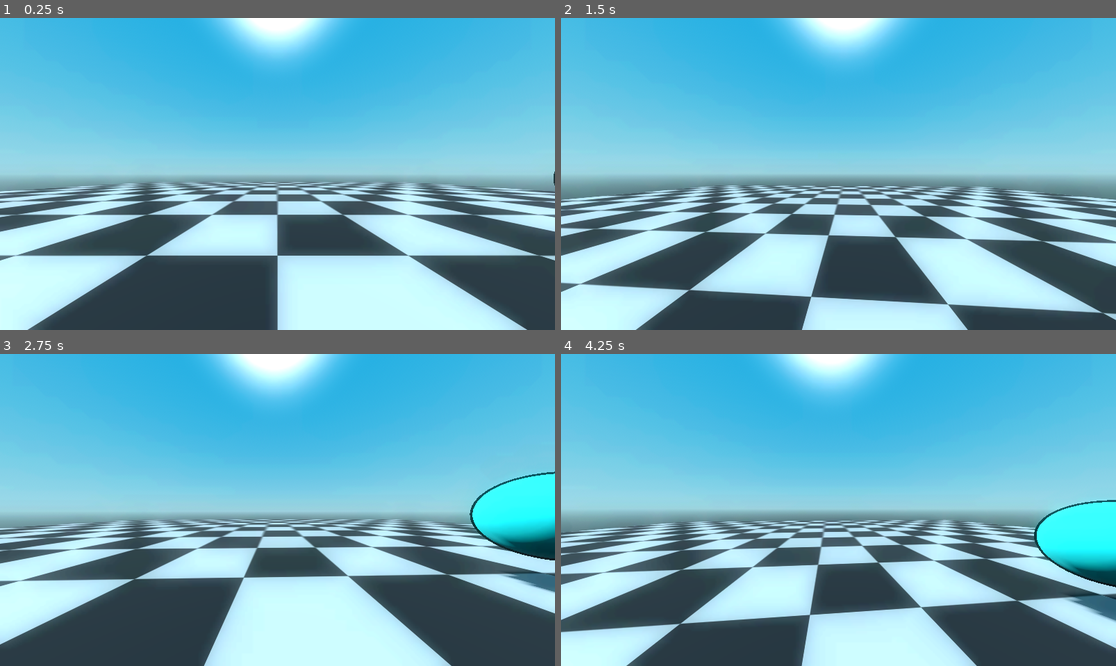
Above: before the commit, frames 1-4 (two rows, left to right).
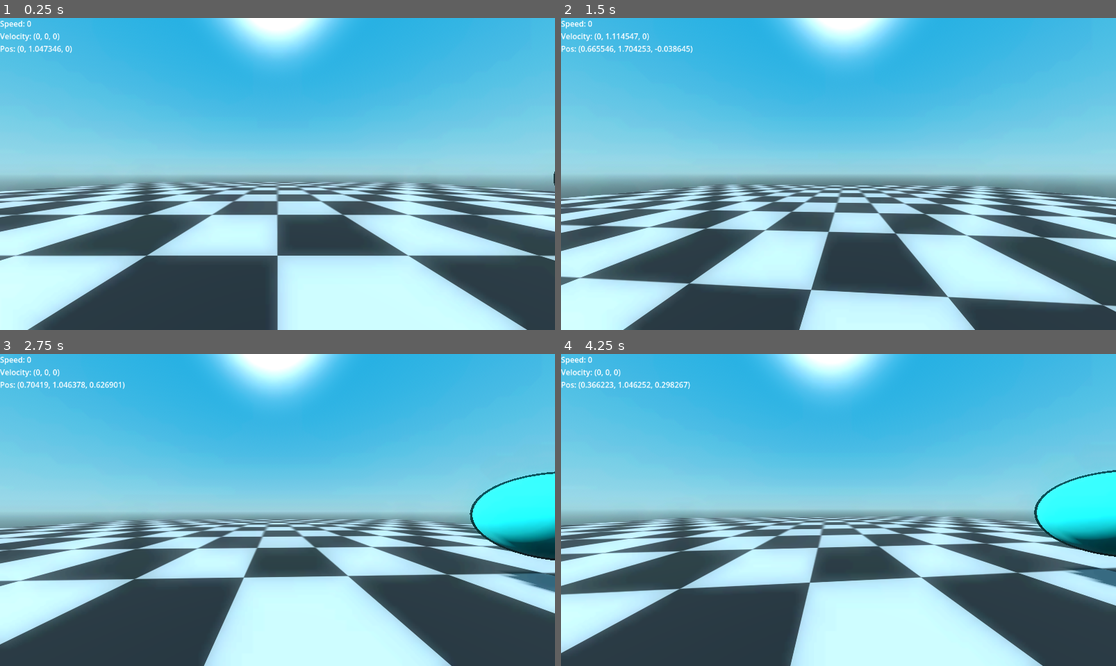
Above: after the commit, the same moments.

Repository: EclipsedMango/game
Game: Godot game, scene res://Main.tscn
Two runs of this game, one before a commit and one after it. Both use one fixed random seed, a clock stepped at 60 frames per second and the inputs below.
Inputs (mouse positions are in pixels of both pictures, inside the frame that each line leads up to):
- Up to frame 1 (0.25 s): no input
- Up to frame 2 (1.5 s): tap Enter at 0.5 s; move the mouse to (866, 174) at 0.52 s; tap A (a) at 0.6 s; tap D (d) at 0.8, 1.35 s; tap Space (space) at 1.25 s; move the mouse to (810, 174) at 1.27 s; hold Shift (left_shift) from 1.28 s (still down)
- Up to frame 3 (2.75 s): tap S (s) at 1.55, 2.1 s; move the mouse to (288, 503) at 2.02 s; release Shift (left_shift) at 2.03 s; tap W (w) at 2.3 s
- Up to frame 4 (4.25 s): tap Enter at 2.75 s; move the mouse to (832, 516) at 2.77 s; tap W (w) at 2.85 s; tap A (a) at 3.05, 3.6 s; tap Space (space) at 3.5 s; move the mouse to (877, 513) at 3.52 s; hold Shift (left_shift) from 3.53 s (still down); tap D (d) at 3.8 s

The runs differ from the first frame. In frame 1, 0.3% of the frame differs, in the area x 0-14%, y 0-12%; in frame 2, 12%; in frame 3, 0.4%; in frame 4, 27%, in the area x 0-100%, y 0-100%.

Commit message:
player tweaks

Diff:
--- a/Main.tscn
+++ b/Main.tscn
@@ -222,6 +222,11 @@
 far = 197.82
 
 [node name="MeshInstance3D" type="MeshInstance3D" parent="CharacterBody3D/Node3D/Head"]
+visible = false
 extra_cull_margin = 16384.0
 mesh = SubResource("QuadMesh_6263t")
 surface_material_override/0 = SubResource("ShaderMaterial_0le0x")
+
+[node name="DebugInfo" type="Label" parent="CharacterBody3D"]
+offset_right = 40.0
+offset_bottom = 23.0
--- a/PlayerMovement.gd
+++ b/PlayerMovement.gd
@@ -5,37 +5,46 @@
 const JUMP_VELOCITY = 4.5
 const MOUSE_SENSITIVITY: float = 0.001
 const LOOK_LIMIT: float = PI / 2
+const ACCELERATION: float = 1
 
 @onready var head: Camera3D = $Node3D/Head
+@onready var debug_info: Label = $DebugInfo
+
+var speed = SPEED
+
+var jump_gravity: float = ProjectSettings.get_setting("physics/3d/default_gravity")
 
 func _ready() -> void:
 	Input.mouse_mode = Input.MOUSE_MODE_CAPTURED
 
-
 func _physics_process(delta: float) -> void:
-	var speed = SPEED
+	var vel: Vector2 = Vector2(velocity.x, velocity.z)
 
 	# Add the gravity.
 	if !is_on_floor():
-		velocity += get_gravity() * delta
+		velocity.y -= jump_gravity * (delta * 1.5)
 
 	# Handle jump.
 	if Input.is_action_just_pressed("space") and is_on_floor():
 		velocity.y = JUMP_VELOCITY
 
 	if Input.is_action_pressed("left_shift"):
-		speed *= 2.0
+		speed = SPEED
+		speed *= 2
+	else:
+		speed = SPEED
 
-	# Get the input direction and handle the movement/deceleration.
-	# As good practice, you should replace UI actions with custom gameplay actions.
 	var input_dir := Input.get_vector("a", "d", "w", "s")
 	var direction := (transform.basis * Vector3(input_dir.x, 0, input_dir.y)).normalized()
+
 	if direction:
 		velocity.x = direction.x * speed
 		velocity.z = direction.z * speed
 	else:
 		velocity.x = move_toward(velocity.x, 0, speed)
 		velocity.z = move_toward(velocity.z, 0, speed)
+
+	debug_info.text = str("Speed: ", vel.length(), "\nVelocity: ", velocity, "\nPos: ", global_position)
 
 	move_and_slide()
 
